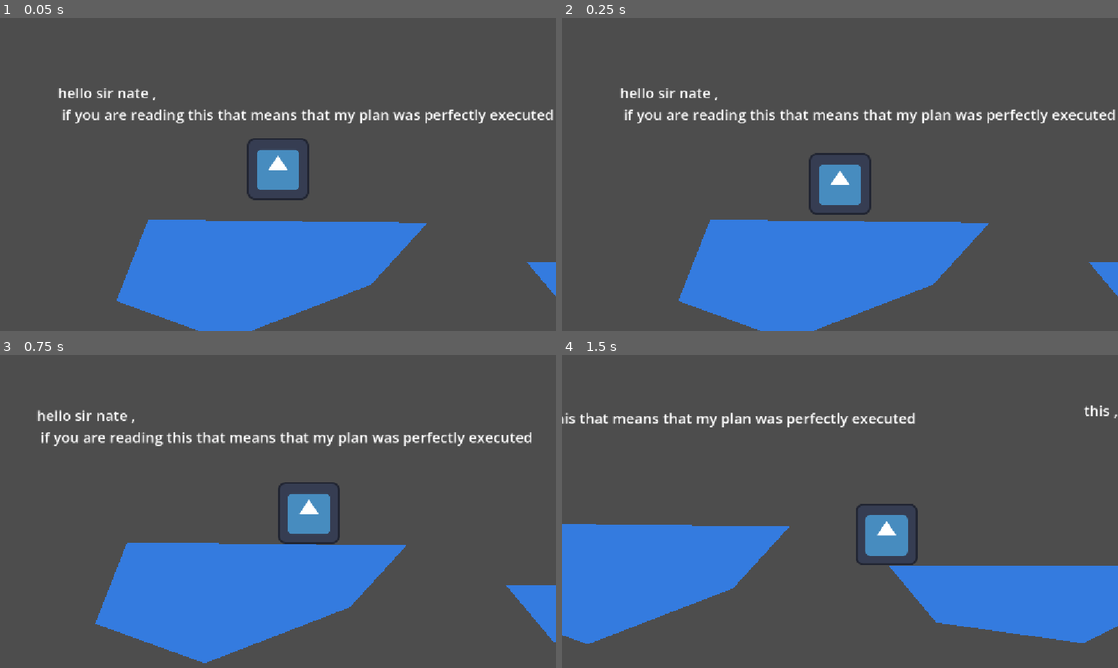
Above: before the commit, frames 1-4 (two rows, left to right).
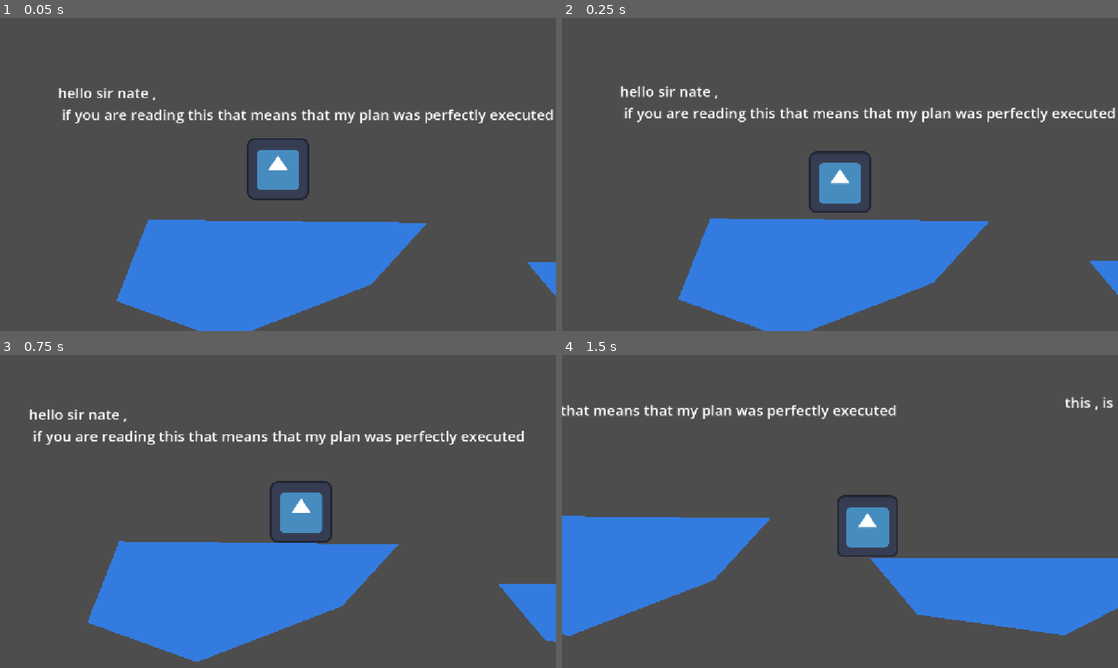
Above: after the commit, the same moments.

Repository: kevininhisshack/STACKED
Game: Godot game, scene res://Assets/Scenes/Mains/test_scene.tscn
Same seed, same stepped clock (60 frames per second), same inputs: the game is played once before the commit and once after it. The engine's default icon, where the game draws it, is replaced by a stand-in: a white triangle on a blue panel in a dark square.
Inputs:
- Up to frame 1 (0.05 s): no input
- Up to frame 2 (0.25 s): no input
- Up to frame 3 (0.75 s): hold D (right) from 0.53 s (still down)
- Up to frame 4 (1.5 s): keep holding D (right); tap Space (jump) at 0.77 s

Frame 1 is identical in both runs. In frame 2, 2.5% of the frame differs, in the area x 10-100%, y 21-100%; in frame 3, 4.9%; in frame 4, 9.2%, in the area x 0-100%, y 13-93%.

Commit message:
made some final changes to the camera and some text and got my footage

Diff:
--- a/Assets/Scenes/Mains/test_scene.tscn
+++ b/Assets/Scenes/Mains/test_scene.tscn
@@ -145,6 +145,7 @@
 limit_right = 7000
 limit_bottom = 900
 position_smoothing_enabled = true
+position_smoothing_speed = 8.0
 
 [node name="Jump Orbs" type="Node" parent="." unique_id=1031297767]
 
--- a/Assets/Scripts/check_point.gd
+++ b/Assets/Scripts/check_point.gd
@@ -2,10 +2,6 @@
 
 @export var x := 0
 @export var y := 0
-# ok nate , do not give this subscene the collider,
-# make the code for touching it and then when we
-# add it to the levels we can give it a collider
-# child for custom collisions every check point
 
 func _ready():
 		x = position.x
--- a/Assets/Scripts/player.gd
+++ b/Assets/Scripts/player.gd
@@ -62,5 +62,5 @@
 
 func death_func():
 	velocity = Vector2.ZERO
-	await get_tree().create_timer(1).timeout
+	#await get_tree().create_timer(0.5).timeout
 	global_position = check_pointPOS
